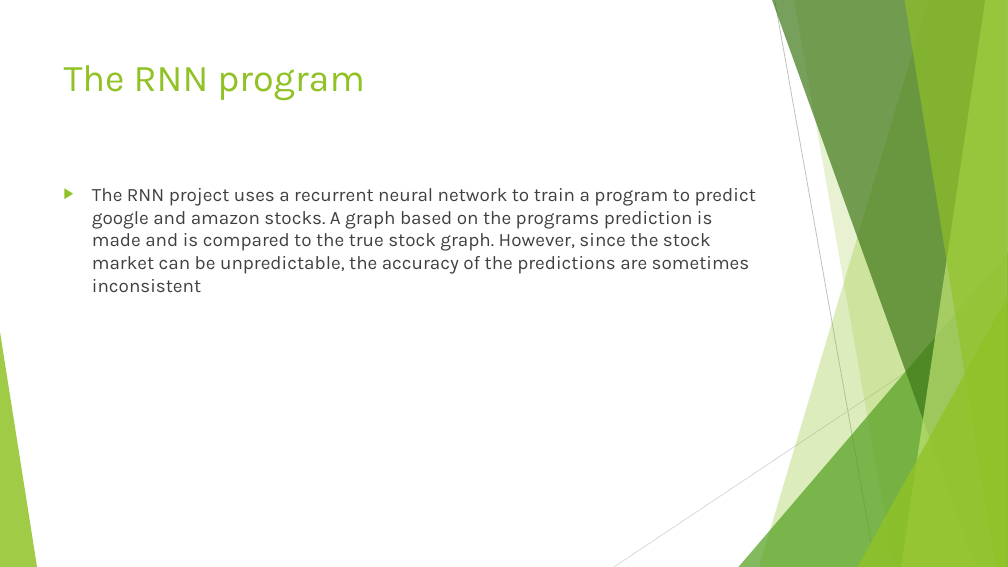
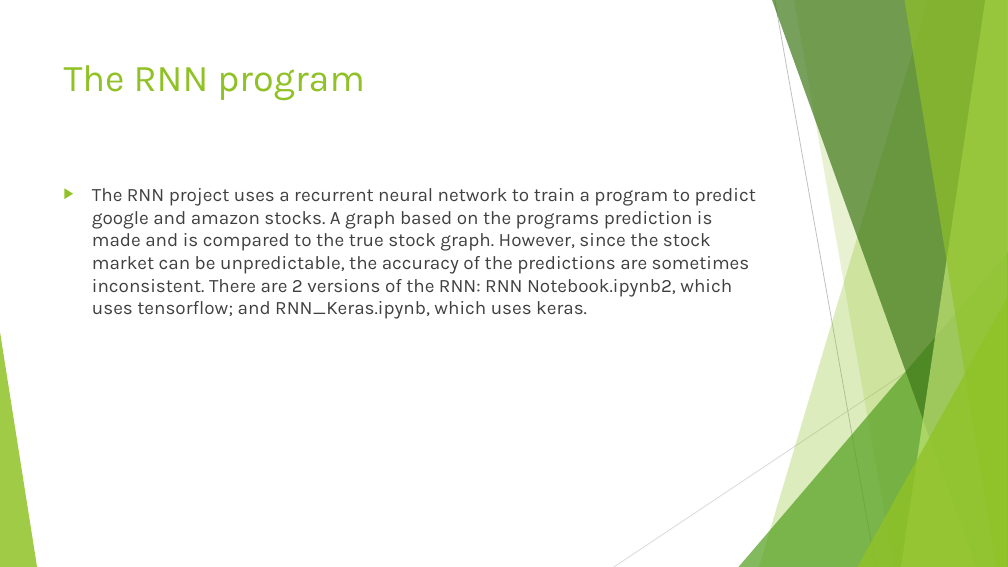
Before and after one commit to venkateshreddypala/deeplearning-6905, a slide deck: slide 6 of Deep Learning (1).pptx. Drawn at 1008x567 pixels with LibreOffice and Linux fonts; fonts in the diff are those of the drawing. Boxes give left, top, right and bottom in pixels: in the first picture for what was removed or moved away, otherwise in the second. Text is boxed around its words. In the diff, an @@ line names an element or a change of style, - is before the commit and + after.

Commit message:
powerpoint for the project presentation

```diff
--- a/Deep Learning (1).pptx
+++ b/Deep Learning (1).pptx
@@ text at box(92, 188, 756, 319): text changed @@
-▶ The RNN project uses a recurrent neural network to train a program to predict google and amazon stocks. A graph based on the programs prediction is made and is compared to the true stock graph. However, since the stock market can be unpredictable, the accuracy of the predictions are sometimes inconsistent
+▶ The RNN project uses a recurrent neural network to train a program to predict google and amazon stocks. A graph based on the programs prediction is made and is compared to the true stock graph. However, since the stock market can be unpredictable, the accuracy of the predictions are sometimes inconsistent. There are 2 versions of the RNN: RNN Notebook.ipynb2, which uses tensorflow; and RNN_Keras.ipynb, which uses keras.
```
Also in this commit, not shown: 3 other slides changed, 1 slide added, 1 slide removed.
